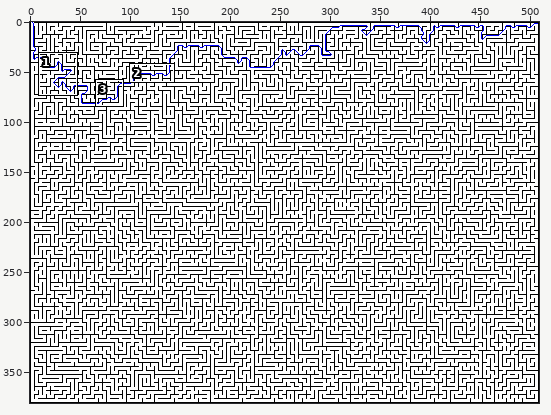
Sprite sheet: resources/maze1Dijkstra.gif. The picture above shows the old version from afar; the outline marks the close-up.
Close-up. Before the edit:
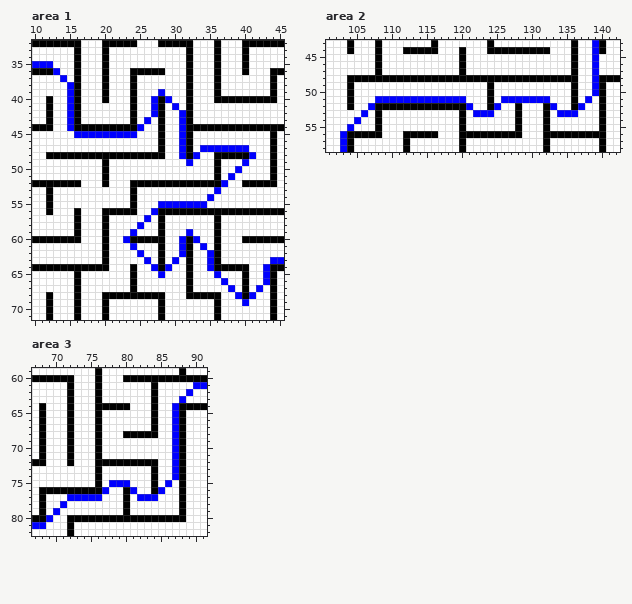
The file is 509x381 pixels. Shown: area 1: x 10..45, y 32..71; area 2: x 101..142, y 43..58; area 3: x 67..91, y 59..82. The commit also changed other parts of the picture, which this record leaves out.
The same view after the edit:
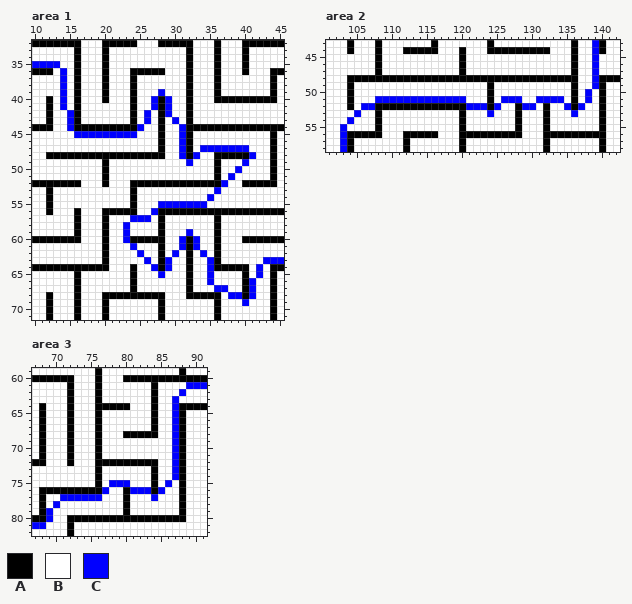
Palette (. is transparent): A #000000  B #ffffff  C #0000ff
The exact change:
Area 1:
y 35: x 13 B -> C
y 36: x 13..14 CB -> BC
y 38..40: x 14..15 BC -> CB
y 41: x 14..15 BC -> CB; x 29..30 BC -> CB
y 42: x 26..27 BC -> CB; x 29 B -> C; x 31 C -> B
y 43: x 30..31 BC -> CB
y 57: x 24..25 BB -> CC
y 58: x 23 B -> C; x 25 C -> B
y 59: x 23..24 BC -> CB
y 61: x 33..34 BC -> CB
y 62: x 30..31 BC -> CB; x 34..35 BC -> CB
y 63: x 29..30 BC -> CB; x 43 B -> C
y 64: x 42..43 BC -> CB
y 65: x 35..36 BC -> CB; x 42..43 BC -> CB
y 66: x 35 B -> C; x 37 C -> B; x 41 B -> C; x 43 C -> B
y 67: x 36..38 BBC -> CCB; x 41..42 BC -> CB
y 68: x 38 B -> C
Area 2:
y 50: x 138..139 BC -> CB
y 51: x 129..130 CC -> BB; x 133..134 BB -> CC
y 52: x 106 B -> C; x 122..123 BB -> CC; x 129..130 BB -> CC; x 133 C -> B; x 135 B -> C
y 53: x 105..106 BC -> CB; x 122..123 CC -> BB; x 134..135 CC -> BB
y 54: x 104..105 BC -> CB
y 55: x 103..104 BC -> CB
Area 3:
y 61: x 89 B -> C
y 62: x 88..89 BC -> CB
y 63: x 87..88 BC -> CB
y 76: x 82..83 BB -> CC
y 77: x 71 B -> C; x 82..83 CC -> BB
y 78: x 70..71 BC -> CB
y 79: x 69..70 BC -> CB
